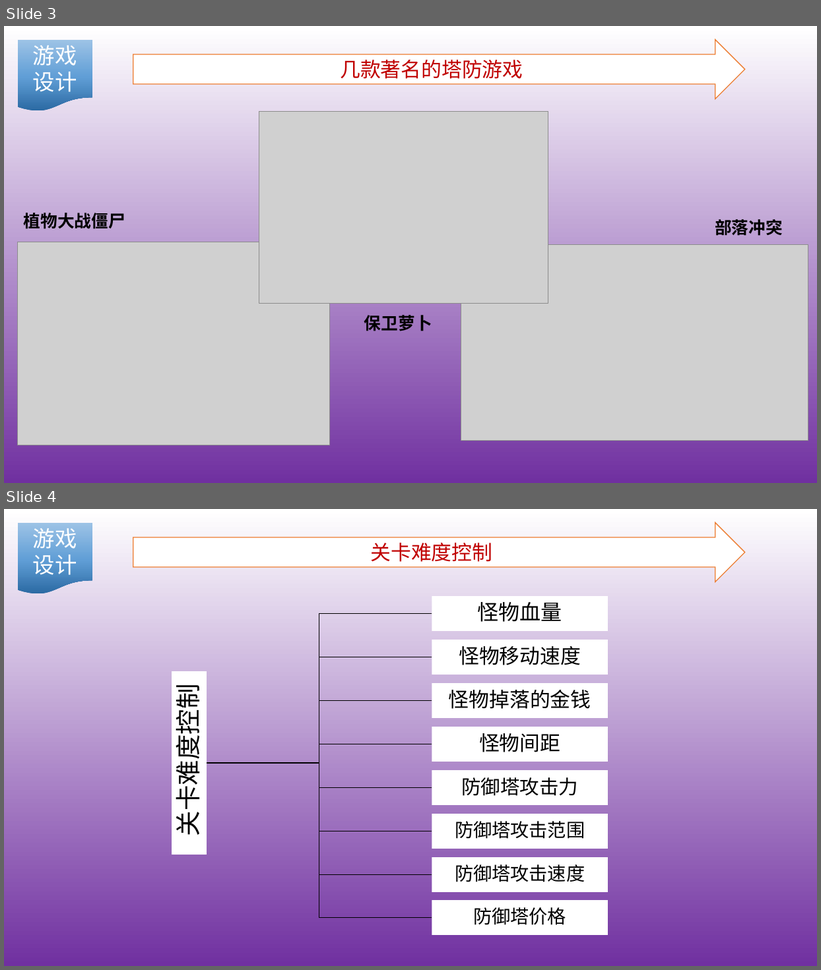
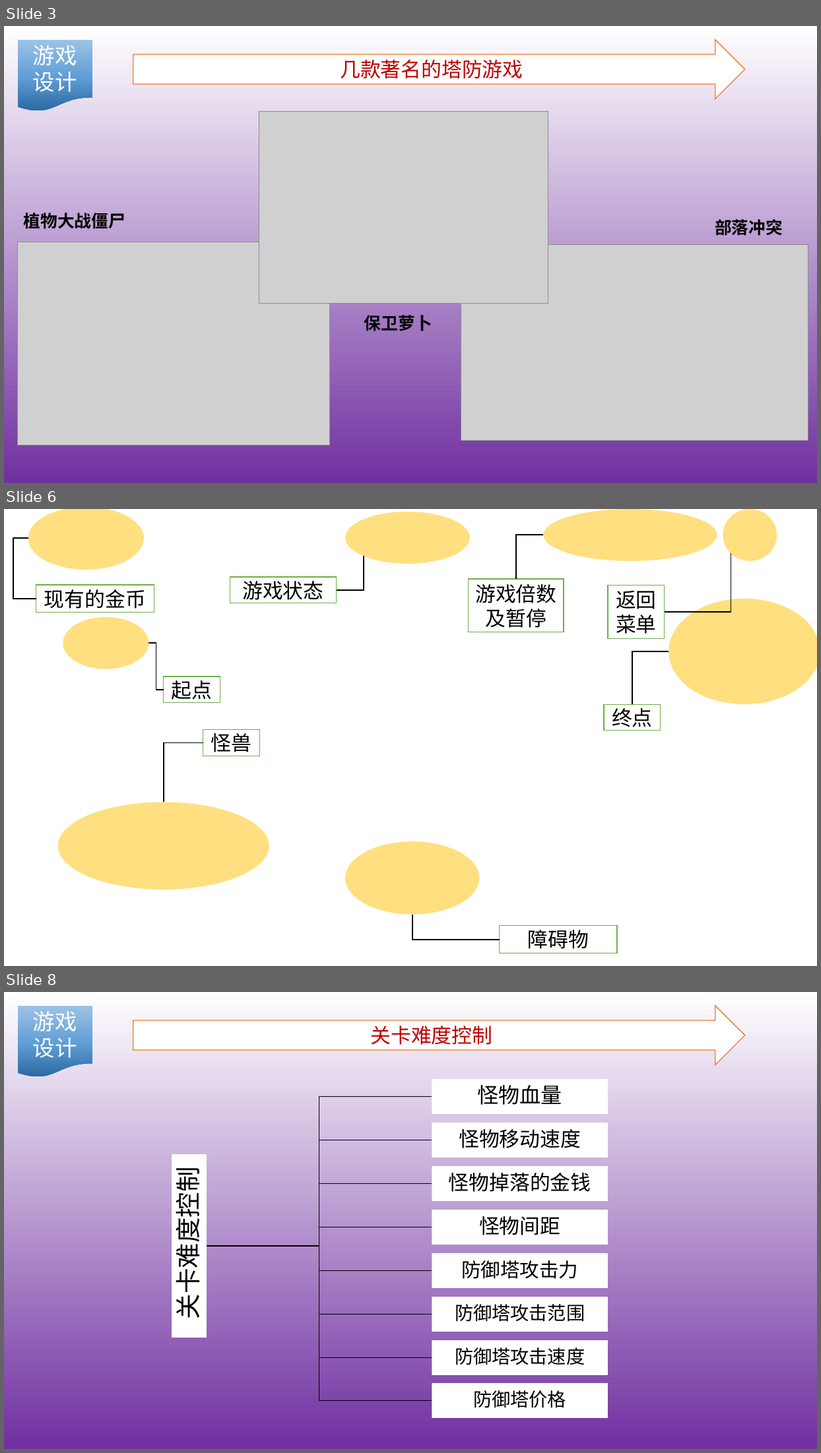
Before and after one commit to SE2017-G01/TowerDefense-game, a slide deck: Introduction/课堂展示/项目需求说明书.pptx. Shown one above the other, each under a label of ours: slides 3 and 4 before the commit, slides 3, 6 and 8 after it; the slides between them are not shown. The pictures are 821x970 and 821x1453 pixels, drawn with LibreOffice and Linux fonts; fonts in the diff are those of the drawing; grey boxes stand for pictures; background and template pictures are left out. Boxes give left, top, right and bottom in pixels: in the first picture for what was removed or moved away, otherwise in the second. Text is boxed around its words. In the diff, an @@ line names an element or a change of style, - is before the commit and + after.

```diff
--- a/Introduction/课堂展示/项目需求说明书.pptx
+++ b/Introduction/课堂展示/项目需求说明书.pptx
@@ slide 6 added at box(4, 509, 817, 966), background picture (left out) @@
@@ ellipse added at box(28, 509, 144, 569), fill #FFC000 at 50% opacity @@
@@ ellipse added at box(346, 512, 470, 563), fill #FFC000 at 50% opacity @@
@@ ellipse added at box(544, 509, 717, 561), fill #FFC000 at 50% opacity @@
@@ ellipse added at box(723, 509, 777, 561), fill #FFC000 at 50% opacity @@
@@ elbow line added from (28, 538) to (36, 599), #000000 1.5 pt @@
@@ elbow line added from (544, 535) to (516, 579), #000000 1.5 pt @@
@@ elbow line added from (364, 556) to (337, 590), #000000 1.5 pt @@
@@ elbow line added from (731, 553) to (665, 612), #000000 1.5 pt @@
@@ rectangle added at box(36, 585, 154, 612), fill #FFFFFF, outline #70AD47 1 pt, 24 pt, text #000000 @@
+现有的金币
@@ rectangle added at box(230, 578, 337, 603), fill #FFFFFF, outline #70AD47 1 pt, 24 pt, text #000000 @@
+游戏状态
@@ rectangle added at box(469, 579, 564, 632), fill #FFFFFF, outline #70AD47 1 pt, 24 pt, text #000000 @@
+游戏倍数及暂停
@@ rectangle added at box(608, 586, 665, 638), fill #FFFFFF, outline #70AD47 1 pt, 24 pt, text #000000 @@
+返回菜单
@@ ellipse added at box(669, 599, 817, 704), fill #FFC000 at 50% opacity @@
@@ ellipse added at box(63, 617, 149, 669), fill #FFC000 at 50% opacity @@
@@ elbow line added from (149, 643) to (164, 690), #000000 1.5 pt @@
@@ elbow line added from (669, 652) to (632, 705), #000000 1.5 pt @@
@@ rectangle added at box(164, 677, 220, 703), fill #FFFFFF, outline #70AD47 1 pt, 24 pt, text #000000 @@
+起点
@@ rectangle added at box(604, 705, 661, 731), fill #FFFFFF, outline #70AD47 1 pt, 24 pt, text #000000 @@
+终点
@@ elbow line added from (164, 803) to (203, 743), #000000 1.5 pt @@
@@ rectangle added at box(203, 730, 259, 756), fill #FFFFFF, outline #70AD47 1 pt, 24 pt, text #000000 @@
+怪兽
@@ ellipse added at box(57, 803, 269, 890), fill #FFC000 at 50% opacity @@
@@ ellipse added at box(346, 842, 480, 916), fill #FFC000 at 50% opacity @@
@@ elbow line added from (413, 915) to (499, 940), #000000 1.5 pt @@
@@ rectangle added at box(499, 926, 617, 954), fill #FFFFFF, outline #70AD47 1 pt, 24 pt, text #000000 @@
+障碍物
@@ what was slide 4 is now slide 8 @@
```
Also in this commit, not shown: 1 slide changed, 3 other slides added.
